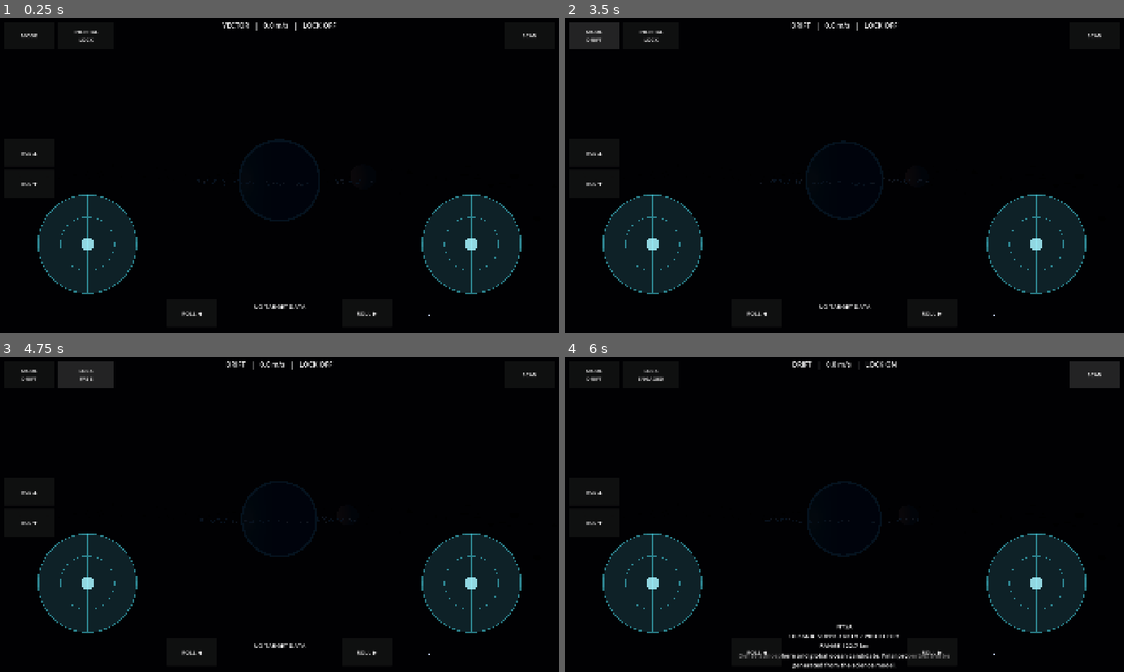
Above: before the commit, frames 1-4 (two rows, left to right).
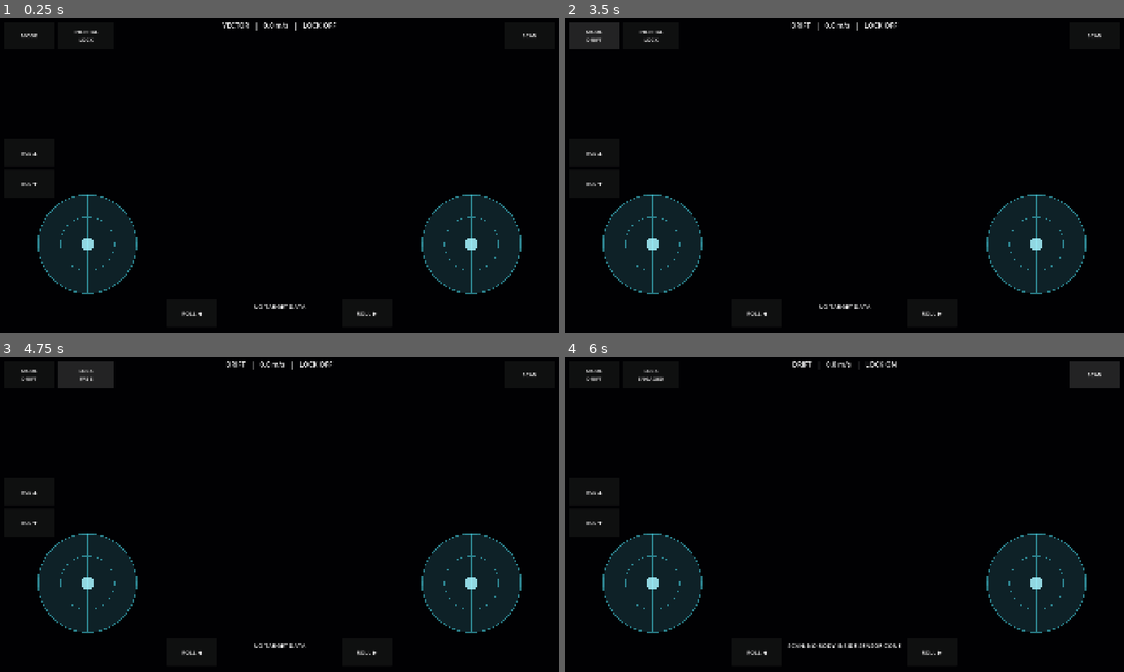
Above: after the commit, the same moments.

Repository: narmanb/science-playground
Game: Godot game, scene res://scenes/main.tscn
Two runs of this game, one before a commit and one after it. Both use one fixed random seed, a clock stepped at 60 frames per second and the inputs below.
Inputs:
- Up to frame 1 (0.25 s): no input
- Up to frame 2 (3.5 s): click "MODE" at 0.5 s; click "MODE DRIFT" at 1.25 s; click "MODE CRUISE" at 2 s; click "MODE VECTOR" at 2.75 s
- Up to frame 3 (4.75 s): click "INERTIAL LOCK" at 3.5 s; click "LOCK ENGAGED" at 4.25 s
- Up to frame 4 (6 s): click "LOCK FREE" at 5 s; click "SCAN" at 5.75 s

The runs differ from the first frame. In frame 1, 0.4% of the frame differs, in the area x 35-77%, y 38-95%; in frame 2, 0.4%; in frame 3, 0.3%; in frame 4, 1.3%, in the area x 31-77%, y 39-99%.
Error after the commit: Parse Error: Cannot infer the type of "orbit_speed" variable because the value doesn't have a set type. (res://scripts/procedural_system.gd:107)

Commit message:
Drive prototype system from scientific manifest

Diff:
--- a/scripts/procedural_system.gd
+++ b/scripts/procedural_system.gd
@@ -1,5 +1,7 @@
 extends Node3D
 class_name ProceduralSystem
+
+const SYSTEM_MANIFEST_PATH := "res://data/asterion_system.json"
 
 @export var asteroid_count := 420
 @export var ring_particle_count := 700
@@ -7,9 +9,12 @@
 
 var rng := RandomNumberGenerator.new()
 var orbiters: Array[Dictionary] = []
+var system_manifest: Dictionary = {}
 
 
 func _ready() -> void:
+	_load_system_manifest()
+	seed = int(system_manifest.get("seed", seed))
 	rng.seed = seed
 	_build_system()
 
@@ -18,6 +23,29 @@
 	for orbiter in orbiters:
 		var pivot: Node3D = orbiter["pivot"]
 		pivot.rotate_y(orbiter["speed"] * delta)
+
+
+func _load_system_manifest() -> void:
+	if not FileAccess.file_exists(SYSTEM_MANIFEST_PATH):
+		push_warning("Science manifest missing; falling back to prototype defaults.")
+		return
+	var file := FileAccess.open(SYSTEM_MANIFEST_PATH, FileAccess.READ)
+	if file == null:
+		push_warning("Science manifest could not be opened; falling back to prototype defaults.")
+		return
+	var parsed: Variant = JSON.parse_string(file.get_as_text())
+	if typeof(parsed) != TYPE_DICTIONARY:
+		push_warning("Science manifest JSON is invalid; falling back to prototype defaults.")
+		return
+	system_manifest = parsed
+
+
+func _body_data(body_name: String) -> Dictionary:
+	var bodies: Array = system_manifest.get("bodies", [])
+	for body in bodies:
+		if typeof(body) == TYPE_DICTIONARY and String(body.get("name", "")) == body_name:
+			return body
+	return {}
 
 
 func _build_system() -> void:
@@ -28,49 +56,89 @@
 
 
 func _create_star() -> void:
+	var star_data: Dictionary = system_manifest.get("star", {})
+	var radius_solar := float(star_data.get("radius_solar", 0.777425))
+	var luminosity_solar := float(star_data.get("luminosity_solar", 0.283982))
+	var mass_solar := float(star_data.get("mass_solar", 0.73))
+	var temperature_k := float(star_data.get("effective_temperature_k", 4778.8))
+	var spectral_hint := String(star_data.get("spectral_hint", "K-type orange dwarf"))
+	var visual_radius := 28.0 * radius_solar / 0.777425
+
 	var star := MeshInstance3D.new()
-	star.name = "Asterion"
+	star.name = String(star_data.get("name", "Asterion"))
 	var mesh := SphereMesh.new()
-	mesh.radius = 28.0
-	mesh.height = 56.0
+	mesh.radius = visual_radius
+	mesh.height = visual_radius * 2.0
 	mesh.radial_segments = 48
 	mesh.rings = 24
 	star.mesh = mesh
 	star.material_override = _emissive_material(Color(1.0, 0.54, 0.16), 5.5)
-	star.set_meta("scan_name", "ASTERION")
-	star.set_meta("scan_class", "K-TYPE ORANGE DWARF / PROTOTYPE")
-	star.set_meta("scan_note", "Primary star. Scientific values are placeholders until the calculation layer is connected.")
+	star.set_meta("scan_name", star.name.to_upper())
+	star.set_meta("scan_class", spectral_hint.to_upper())
+	star.set_meta(
+		"scan_note",
+		"Mass %.2f M_sun | Radius %.3f R_sun | Luminosity %.3f L_sun | Teff %.0f K" % [
+			mass_solar,
+			radius_solar,
+			luminosity_solar,
+			temperature_k,
+		]
+	)
 	add_child(star)
 
 	var light := OmniLight3D.new()
 	light.name = "AsterionLight"
-	light.omni_range = 850.0
-	light.light_energy = 6.0
+	light.omni_range = 900.0
+	light.light_energy = clamp(4.7 + luminosity_solar * 3.5, 5.0, 7.5)
 	light.shadow_enabled = false
 	light.light_color = Color(1.0, 0.71, 0.48)
 	add_child(light)
 
 
 func _create_planet_and_moon() -> void:
+	var planet_data := _body_data("Nysa")
+	var moon_data := _body_data("Thale")
+
+	var planet_radius_earth := float(planet_data.get("radius_earth", 1.34))
+	var semimajor_axis_au := float(planet_data.get("semimajor_axis_au", 0.68))
+	var orbital_period_days := float(planet_data.get("orbital_period_days", 239.713))
+	var planet_radius := 22.0 * planet_radius_earth / 1.34
+	var orbital_radius := 310.0 * semimajor_axis_au / 0.68
+	var orbit_speed := 0.006 * 239.713 / max(orbital_period_days, 1.0)
+
 	var planet_pivot := Node3D.new()
 	planet_pivot.name = "PlanetOrbit"
 	add_child(planet_pivot)
-	orbiters.append({"pivot": planet_pivot, "speed": 0.006})
+	orbiters.append({"pivot": planet_pivot, "speed": orbit_speed})
 
 	var planet := _make_sphere_body(
 		"Nysa",
-		22.0,
-		Vector3(310.0, 0.0, 0.0),
-		Color(0.17, 0.36, 0.42),
+		planet_radius,
+		Vector3(orbital_radius, 0.0, 0.0),
+		Color(0.18, 0.4, 0.49),
 		0.72,
-		0.18
-	)
+		0.12
+	)
+	var planet_kind := String(planet_data.get("kind", "oceanic_super_earth_candidate")).replace("_", " ").to_upper()
+	var atmosphere: Dictionary = planet_data.get("atmosphere", {})
+	var pressure_bar := float(atmosphere.get("surface_pressure_bar", 2.7))
 	planet.set_meta("scan_name", "NYSA")
-	planet.set_meta("scan_class", "OCEANIC SUPER-EARTH / PROTOTYPE")
-	planet.set_meta("scan_note", "Dense atmosphere and global ocean candidate. Final properties will be generated from the science model.")
+	planet.set_meta("scan_class", planet_kind)
+	planet.set_meta(
+		"scan_note",
+		"Mass %.2f Earth | Radius %.2f Earth | Gravity %.3f g | Orbit %.1f d | Teq %.1f K | Atmosphere %.1f bar" % [
+			float(planet_data.get("mass_earth", 2.6)),
+			planet_radius_earth,
+			float(planet_data.get("surface_gravity_g", 1.448)),
+			orbital_period_days,
+			float(planet_data.get("equilibrium_temperature_k", 248.3)),
+			pressure_bar,
+		]
+	)
 	planet_pivot.add_child(planet)
-	_add_atmosphere(planet, 23.2, Color(0.16, 0.56, 0.9, 0.12))
-	_add_ring_system(planet)
+	_add_atmosphere(planet, planet_radius * 1.055, Color(0.16, 0.56, 0.9, 0.16))
+	if bool((planet_data.get("rings", {}) as Dictionary).get("present", true)):
+		_add_ring_system(planet)
 
 	var moon_pivot := Node3D.new()
 	moon_pivot.name = "MoonOrbit"
@@ -78,17 +146,26 @@
 	planet_pivot.add_child(moon_pivot)
 	orbiters.append({"pivot": moon_pivot, "speed": 0.05})
 
+	var moon_radius_earth := float(moon_data.get("radius_earth", 0.48))
+	var moon_radius := 7.0 * moon_radius_earth / 0.48
 	var moon := _make_sphere_body(
 		"Thale",
-		7.0,
+		moon_radius,
 		Vector3(48.0, 2.0, 0.0),
-		Color(0.38, 0.35, 0.33),
+		Color(0.4, 0.37, 0.34),
 		0.96,
 		0.02
 	)
 	moon.set_meta("scan_name", "THALE")
-	moon.set_meta("scan_class", "ROCKY MOON / PROTOTYPE")
-	moon.set_meta("scan_note", "Airless captured moon with a visibly irregular mineral surface planned for the Blender asset pass.")
+	moon.set_meta("scan_class", String(moon_data.get("kind", "rocky_moon")).replace("_", " ").to_upper())
+	moon.set_meta(
+		"scan_note",
+		"Mass %.3f Earth | Radius %.2f Earth | Surface gravity %.3f m/s^2" % [
+			float(moon_data.get("mass_earth", 0.1)),
+			moon_radius_earth,
+			float(moon_data.get("surface_gravity_m_s2", 4.256)),
+		]
+	)
 	moon_pivot.add_child(moon)
 
 
@@ -136,7 +213,7 @@
 	var pebble := BoxMesh.new()
 	pebble.size = Vector3(0.32, 0.08, 0.16)
 	var ring_material := StandardMaterial3D.new()
-	ring_material.albedo_color = Color(0.56, 0.65, 0.67)
+	ring_material.albedo_color = Color(0.62, 0.7, 0.73)
 	ring_material.roughness = 0.82
 	pebble.material = ring_material
 	multimesh.mesh = pebble
@@ -167,7 +244,7 @@
 	asteroid.radial_segments = 8
 	asteroid.rings = 4
 	var material := StandardMaterial3D.new()
-	material.albedo_color = Color(0.17, 0.15, 0.14)
+	material.albedo_color = Color(0.2, 0.18, 0.16)
 	material.roughness = 1.0
 	asteroid.material = material
 	multimesh.mesh = asteroid
@@ -202,9 +279,9 @@
 	star_mesh.rings = 3
 	star_mesh.material = _emissive_material(Color(0.82, 0.88, 1.0), 2.5)
 	multimesh.mesh = star_mesh
-	multimesh.instance_count = 260
-
-	for i in 260:
+	multimesh.instance_count = 320
+
+	for i in 320:
 		var direction := Vector3(
 			rng.randf_range(-1.0, 1.0),
 			rng.randf_range(-1.0, 1.0),
